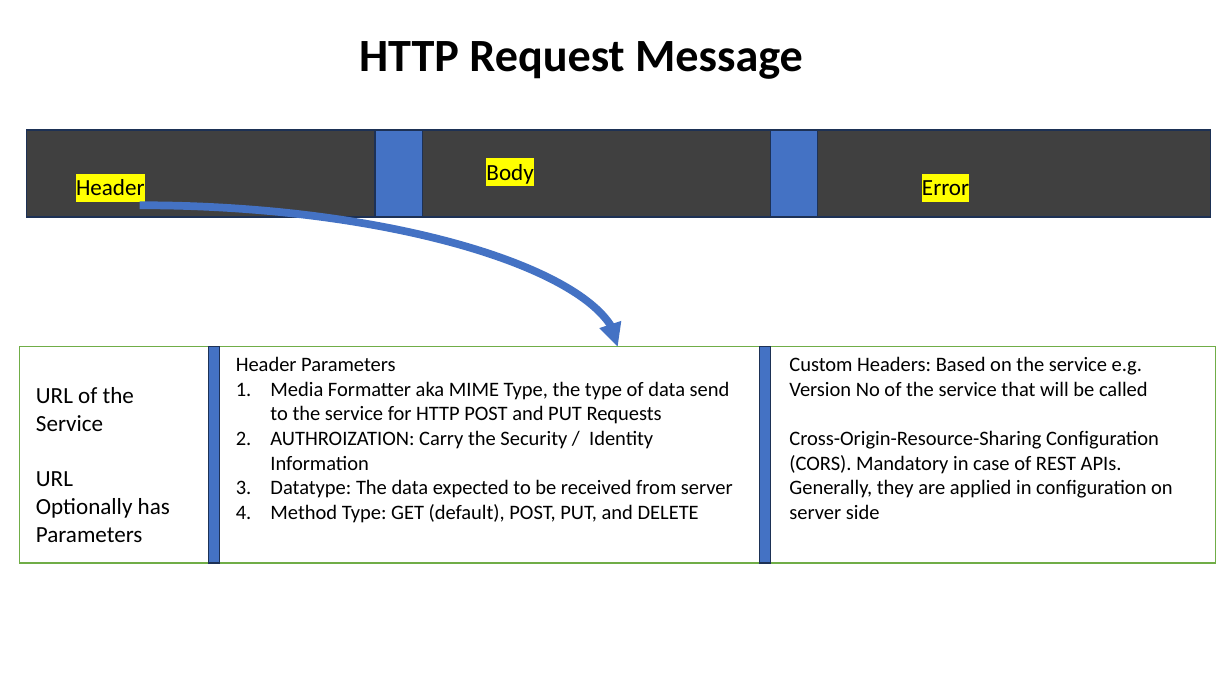
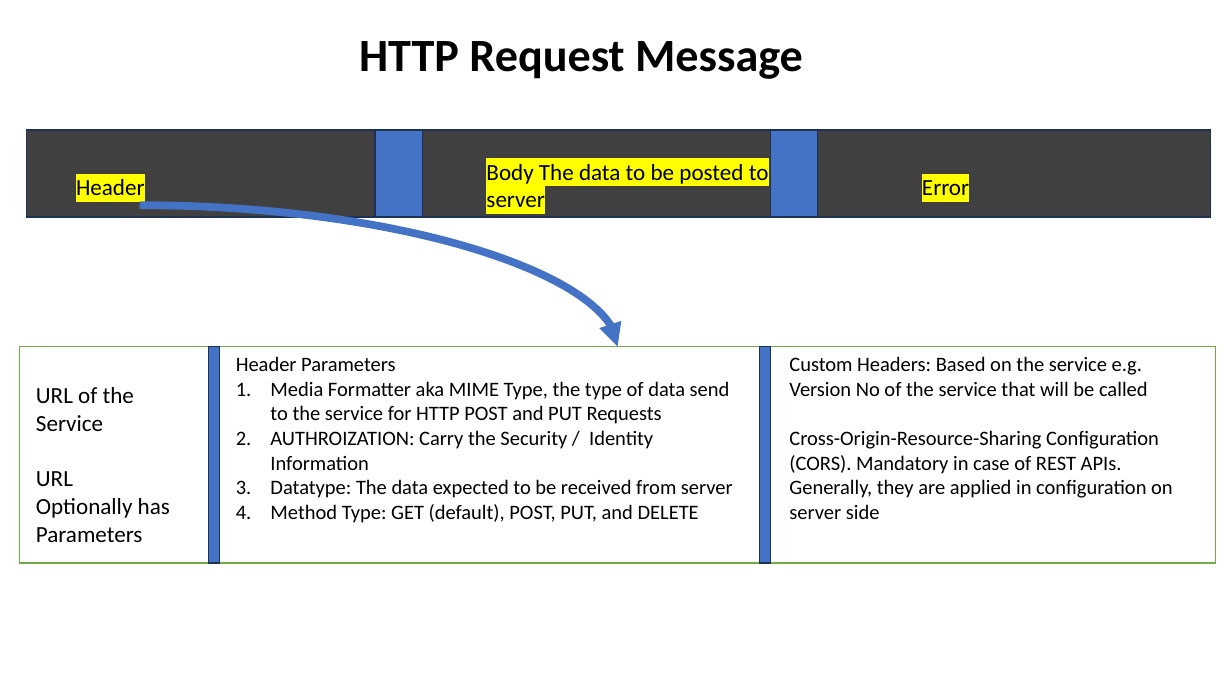
Before and after one commit to maheshsabnis/ugam, a slide deck: slide 21 of Training_Presentetions.pptx (slide 20 before the commit). Drawn at 1232x693 pixels with LibreOffice and Linux fonts; fonts in the diff are those of the drawing. Boxes give left, top, right and bottom in pixels: in the first picture for what was removed or moved away, otherwise in the second. Text is boxed around its words. In the diff, an @@ line names an element or a change of style, - is before the commit and + after.

```diff
--- a/Training_Presentetions.pptx
+++ b/Training_Presentetions.pptx
@@ text at [486, 164, 769, 207]: text changed @@
-Body
+Body The data to be posted to server
```
Also in this commit, not shown: 1 slide added, 6 other files.
